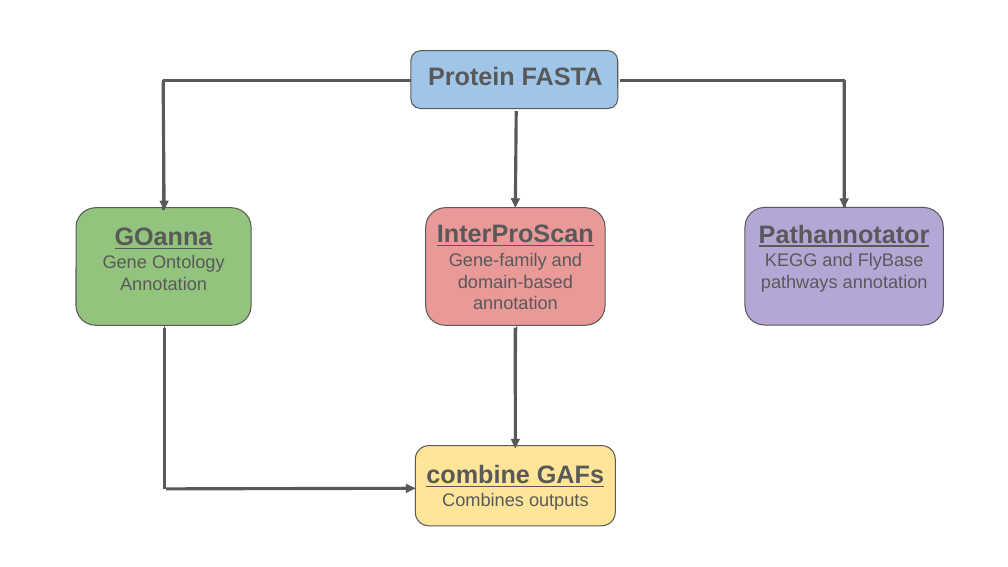
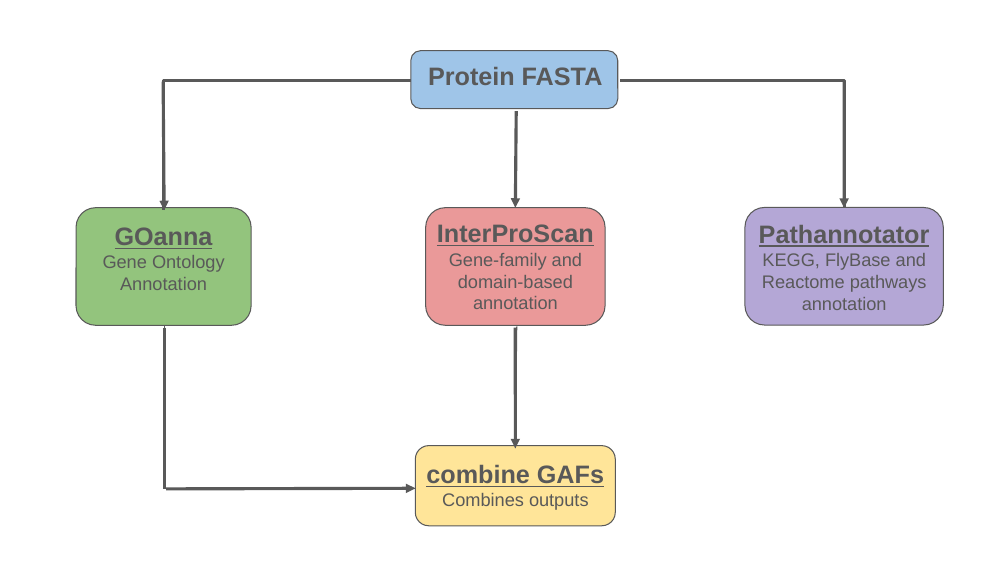
Before and after one commit to AgBase/.github, a slide deck: slide 1 of i5k_workflow_diagram.pptx. Drawn at 1008x567 pixels with LibreOffice and Linux fonts; fonts in the diff are those of the drawing. Boxes give left, top, right and bottom in pixels: in the first picture for what was removed or moved away, otherwise in the second. Text is boxed around its words. In the diff, an @@ line names an element or a change of style, - is before the commit and + after.

Commit message:
updating workflow diagram to include Reactome

```diff
--- a/i5k_workflow_diagram.pptx
+++ b/i5k_workflow_diagram.pptx
@@ text at bbox=[762, 253, 927, 310]: text changed @@
-KEGG and FlyBase pathways annotation
+KEGG, FlyBase and Reactome pathways annotation
```
Also in this commit, not shown: 1 other file.
